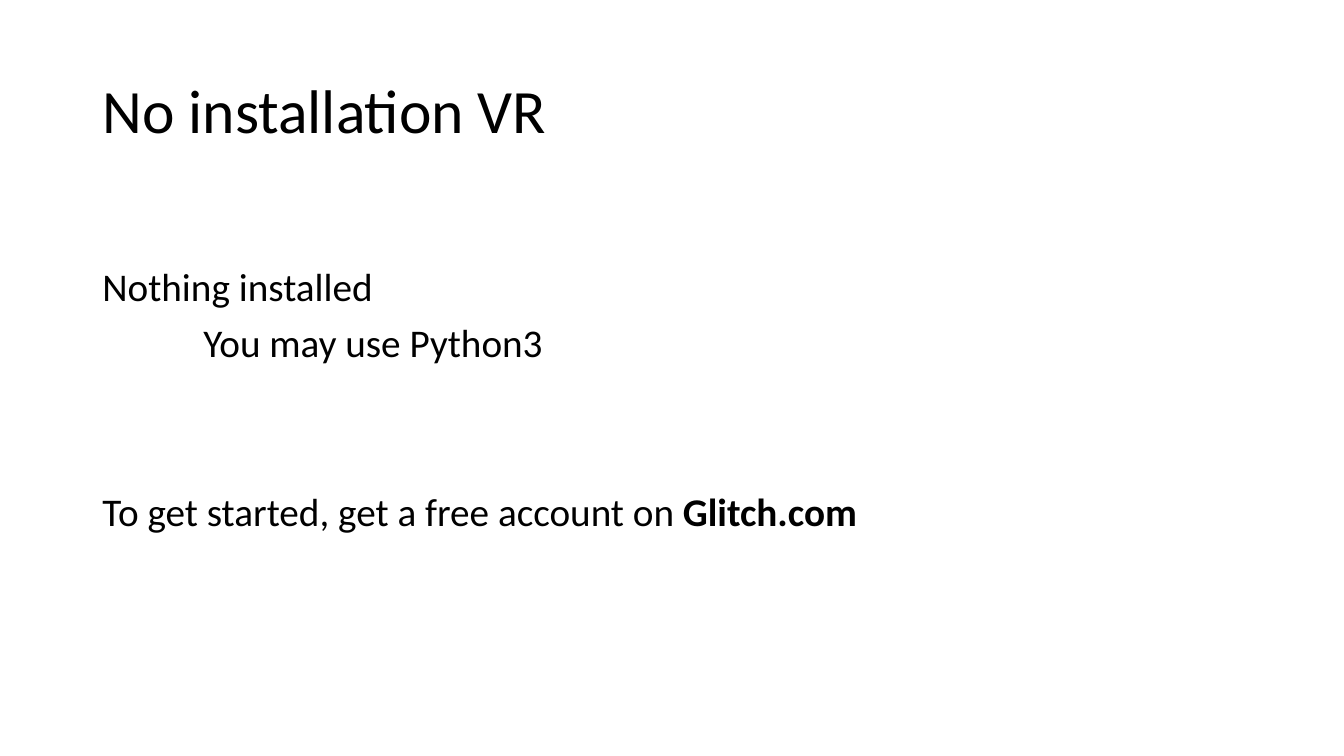
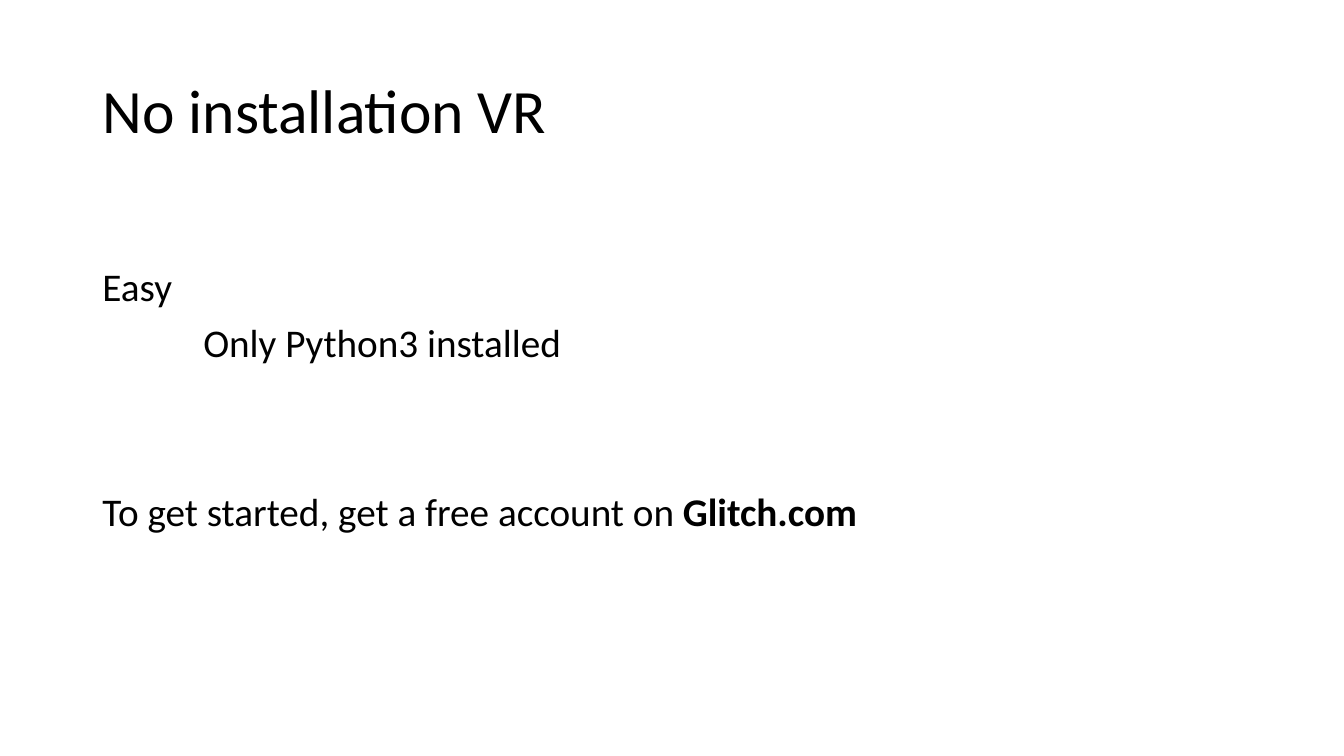
Before and after one commit to wonder-phil/UEMCON-2025, a slide deck: slide 7 of p01/VR-A-Frame-introduction.pptx. Drawn at 1344x756 pixels with LibreOffice and Linux fonts; fonts in the diff are those of the drawing. Boxes give left, top, right and bottom in pixels: in the first picture for what was removed or moved away, otherwise in the second. Text is boxed around its words. In the diff, an @@ line names an element or a change of style, - is before the commit and + after.

```diff
--- a/p01/VR-A-Frame-introduction.pptx
+++ b/p01/VR-A-Frame-introduction.pptx
@@ text at (102,276,561,364): text changed @@
-Nothing installed
-You may use Python3
+Easy
+Only Python3 installed
```
Also in this commit, not shown: 2 other files.
